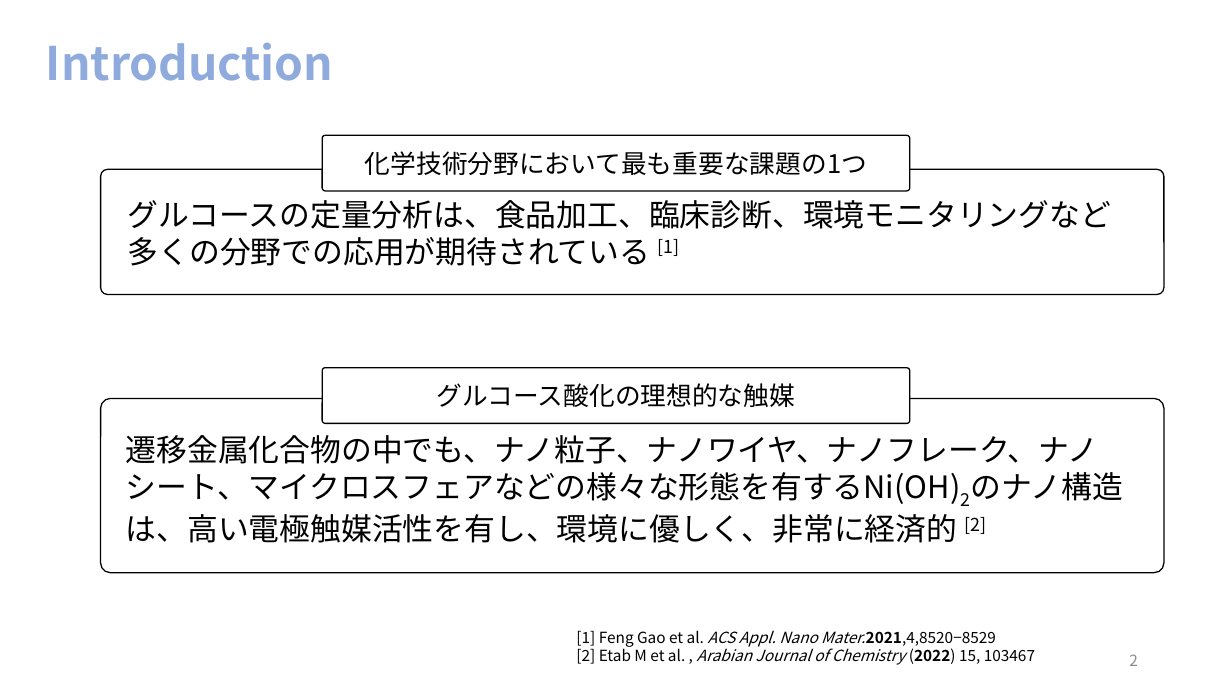
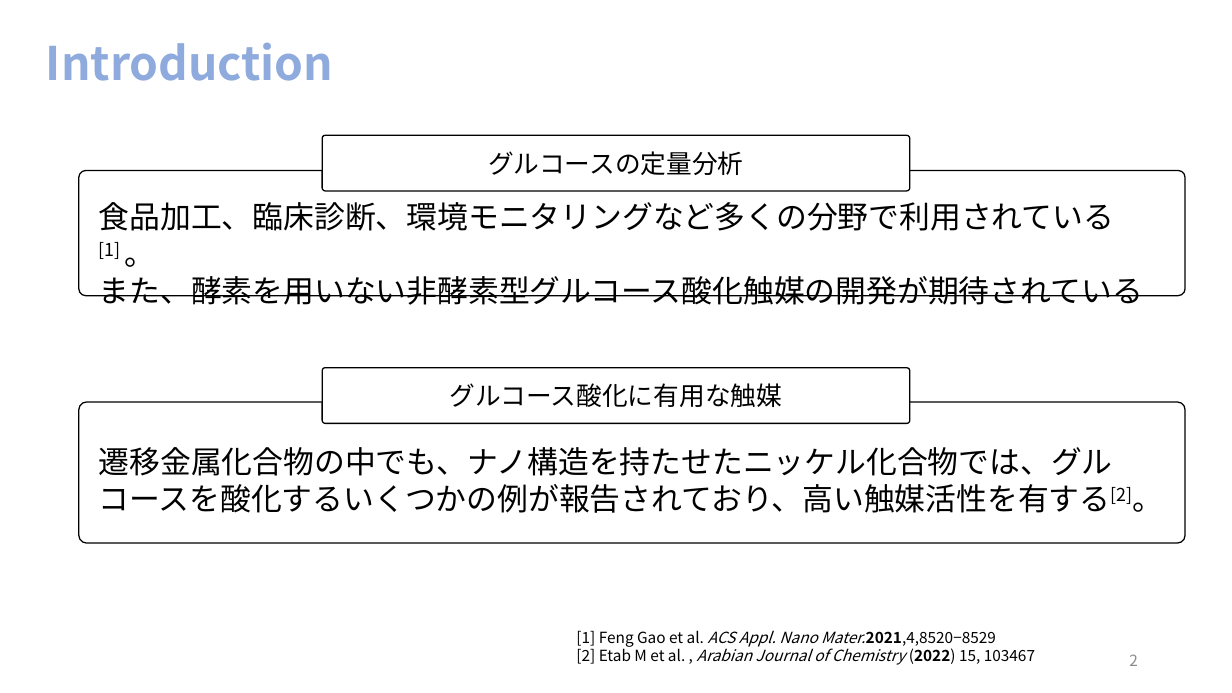
Before and after one commit to akidon0000/graduation-thesis, a slide deck: slide 2 of 発表スライド/卒論スライド 松山晃大.pptx. Drawn at 1232x693 pixels with LibreOffice and Linux fonts; fonts in the diff are those of the drawing. Boxes give left, top, right and bottom in pixels: in the first picture for what was removed or moved away, otherwise in the second. Text is boxed around its words. In the diff, an @@ line names an element or a change of style, - is before the commit and + after.

```diff
--- a/発表スライド/卒論スライド 松山晃大.pptx
+++ b/発表スライド/卒論スライド 松山晃大.pptx
@@ rounded rectangle: place and size @@
-rounded rectangle at box(101, 169, 1165, 294)
+rounded rectangle at box(79, 171, 1185, 296)
@@ text in rounded rectangle at box(488, 151, 743, 175): text changed @@
-化学技術分野において最も重要な課題の1つ
+グルコースの定量分析
@@ text at box(99, 202, 1143, 305): text changed @@
-グルコースの定量分析は、食品加工、臨床診断、環境モニタリングなど多くの分野での応用が期待されている [1]
+食品加工、臨床診断、環境モニタリングなど多くの分野で利用されている[1] 。
+また、酵素を用いない非酵素型グルコース酸化触媒の開発が期待されている
@@ text in rounded rectangle at box(450, 383, 782, 407): text changed @@
-グルコース酸化の理想的な触媒
+グルコース酸化に有用な触媒
@@ rounded rectangle: place and size @@
-rounded rectangle at box(101, 398, 1165, 573)
+rounded rectangle at box(79, 402, 1185, 543)
@@ text at box(99, 447, 1163, 513): text changed @@
-遷移金属化合物の中でも、ナノ粒子、ナノワイヤ、ナノフレーク、ナノシート、マイクロスフェアなどの様々な形態を有するNi(OH)2のナノ構造は、高い電極触媒活性を有し、環境に優しく、非常に経済的 [2]
+遷移金属化合物の中でも、ナノ構造を持たせたニッケル化合物では、グルコースを酸化するいくつかの例が報告されており、高い触媒活性を有する[2]。
```
Also in this commit, not shown: 2 other slides changed, 2 slides added, 1 slide removed, 3 other files.
